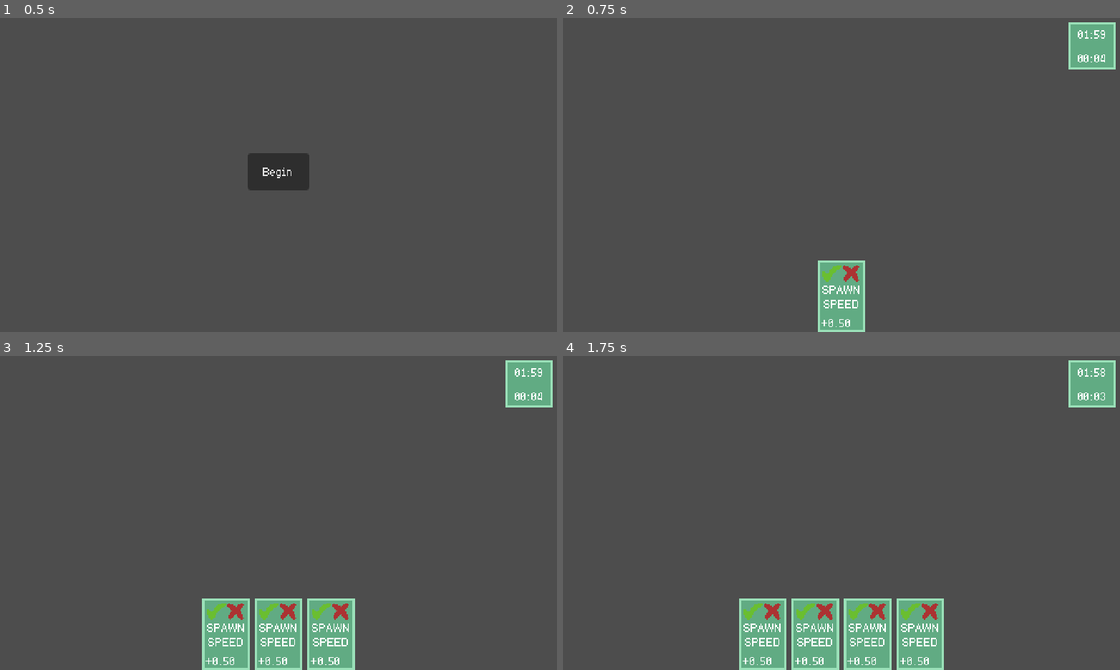
Above: before the commit, frames 1-4 (two rows, left to right).
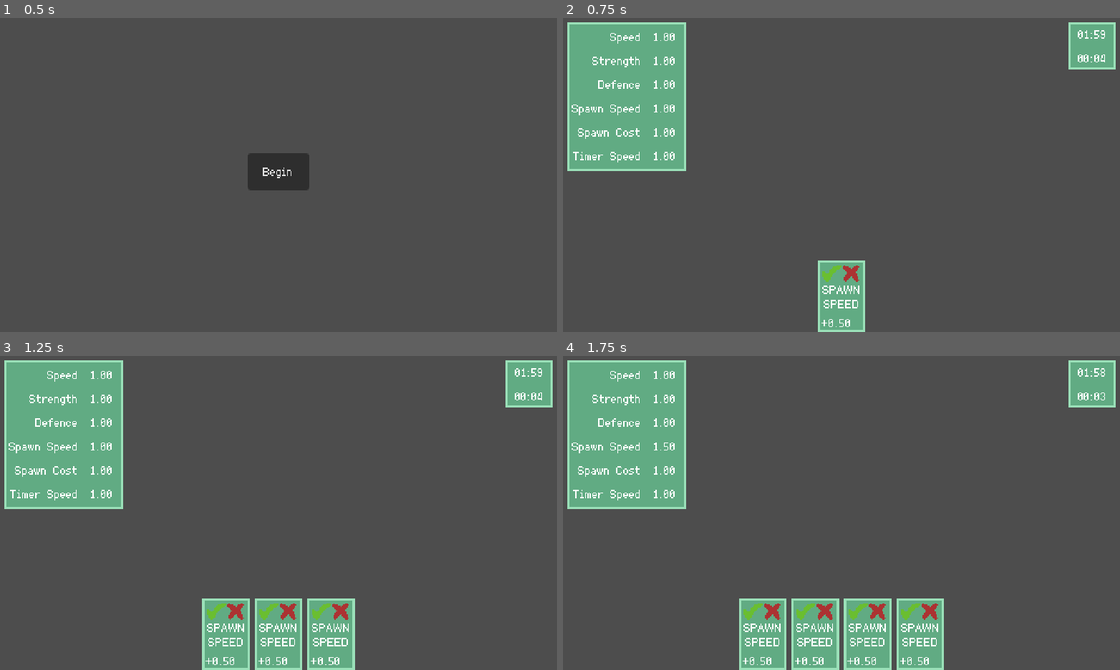
Above: after the commit, the same moments.

Repository: MumblyJuergens/gmtk-2026
Game: Godot game, scene res://app_root/app_root.tscn
Two runs of this game, one before a commit and one after it. Both use one fixed random seed, a clock stepped at 60 frames per second and the inputs below.
Inputs (mouse positions are in pixels of both pictures, inside the frame that each line leads up to):
- Up to frame 1 (0.5 s): no input
- Up to frame 2 (0.75 s): click "Begin" at 0.5 s
- Up to frame 3 (1.25 s): no input
- Up to frame 4 (1.75 s): click (780, 610) at 1.27 s

Frame 1 is identical in both runs. In frame 2, 10% of the frame differs, in the area x 0-23%, y 1-49%; in frame 3, 10%; in frame 4, 10%.

Commit message:
feat: Stats display

Diff:
--- a/game/game.gd
+++ b/game/game.gd
@@ -4,16 +4,21 @@
 var stats: Stats
 @onready var game_timer: GameTimer = %GameTimer
 @onready var hand: Hand = %Hand
+@onready var stats_display: StatsDisplay = %StatsDisplay
 
 func _ready() -> void:
-	EventBus.disconnect_all()
 	stats = Stats.new()
 	game_timer.stats = stats
+	stats_display.stats = stats
+
+	EventBus.disconnect_all()
 	EventBus.card_used.connect(stats.apply_card)
+	EventBus.stats_changed.connect(stats_display.update_stats)
 
 	# TODO: Remove, should be called after tutorial screen.
 	start_round()
 
 func start_round() -> void:
+	EventBus.stats_changed.emit()
 	game_timer.start()
 	hand.draw_cards()
--- a/game/game.tscn
+++ b/game/game.tscn
@@ -3,6 +3,7 @@
 [ext_resource type="Script" uid="uid://5cxcmvt8r66o" path="res://game/game.gd" id="1_l1rk1"]
 [ext_resource type="PackedScene" uid="uid://8hl4v5gnqm5f" path="res://game/game_timer.tscn" id="2_vasa2"]
 [ext_resource type="PackedScene" uid="uid://bxptc5khbgcx0" path="res://game/hand.tscn" id="3_4fuuu"]
+[ext_resource type="PackedScene" uid="uid://dg0txlcax2va6" path="res://game/stats_display.tscn" id="4_4fuuu"]
 
 [node name="Game" type="Node2D" unique_id=1960160855]
 script = ExtResource("1_l1rk1")
@@ -14,3 +15,6 @@
 
 [node name="Hand" parent="GameUI" unique_id=2121167984 instance=ExtResource("3_4fuuu")]
 unique_name_in_owner = true
+
+[node name="StatsDisplay" parent="GameUI" unique_id=296256293 instance=ExtResource("4_4fuuu")]
+unique_name_in_owner = true
--- a/game/stats.gd
+++ b/game/stats.gd
@@ -10,10 +10,10 @@
 func apply_card(card_data: CardData) -> void:
 	# TODO: Extensible with OOP or whatever
 	var op: Callable
-	match card_data.EffectOp:
-		CardData.EffectOp.ADD: op = _add
-		CardData.EffectOp.MULTIPLY: op = _multiply
-	match card_data.Effect:
+	match card_data.effect_op:
+		CardData.EffectOp.ADD: op = _add_me
+		CardData.EffectOp.MULTIPLY: op = _multiply_me
+	match card_data.effect:
 		CardData.Effect.SPEED: speed = op.call(speed, card_data.amount)
 		CardData.Effect.STENGTH: strength = op.call(strength, card_data.amount)
 		CardData.Effect.DEFENCE: defence = op.call(defence, card_data.amount)
@@ -22,8 +22,8 @@
 		CardData.Effect.TIMER_SPEED: timer_speed = op.call(timer_speed, card_data.amount)
 	EventBus.stats_changed.emit()
 
-func _add(variable: float, amount: float) -> float:
+func _add_me(variable: float, amount: float) -> float:
 	return variable + amount
 
-func _multiply(variable: float, amount: float) -> float:
+func _multiply_me(variable: float, amount: float) -> float:
 	return variable * amount
--- /dev/null
+++ b/game/stats_display.gd
@@ -0,0 +1,24 @@
+class_name StatsDisplay
+extends Panel
+
+@onready var speed_label: Label = %SpeedLabel
+@onready var strength_label: Label = %StrengthLabel
+@onready var defence_label: Label = %DefenceLabel
+@onready var spawn_speed_label: Label = %SpawnSpeedLabel
+@onready var spawn_cost_label: Label = %SpawnCostLabel
+@onready var timer_speed_label: Label = %TimerSpeedLabel
+
+var stats: Stats
+
+func update_stats() -> void:
+	if not stats:
+		push_error("Stats must be set to display them!")
+	set_label(speed_label, stats.speed)
+	set_label(strength_label, stats.strength)
+	set_label(defence_label, stats.defence)
+	set_label(spawn_speed_label, stats.spawn_speed)
+	set_label(spawn_cost_label, stats.spawn_cost)
+	set_label(timer_speed_label, stats.timer_speed)
+
+func set_label(label: Label, value: float) -> void:
+	label.text = "%2.2f" % [value]
--- /dev/null
+++ b/game/stats_display.tscn
@@ -0,0 +1,89 @@
+[gd_scene format=3 uid="uid://dg0txlcax2va6"]
+
+[ext_resource type="Theme" uid="uid://cgjvjqn1sdmfn" path="res://main_theme.tres" id="1_akwci"]
+[ext_resource type="Script" uid="uid://o1ft6objsn2x" path="res://game/stats_display.gd" id="2_yxo0d"]
+
+[node name="StatsDisplay" type="Panel" unique_id=296256293]
+offset_left = 10.0
+offset_top = 10.0
+offset_right = 110.0
+offset_bottom = 135.0
+theme = ExtResource("1_akwci")
+script = ExtResource("2_yxo0d")
+
+[node name="MarginContainer" type="MarginContainer" parent="." unique_id=1307041661]
+layout_mode = 1
+anchors_preset = 15
+anchor_right = 1.0
+anchor_bottom = 1.0
+grow_horizontal = 2
+grow_vertical = 2
+theme_override_constants/margin_left = 4
+theme_override_constants/margin_top = 4
+theme_override_constants/margin_right = 4
+theme_override_constants/margin_bottom = 4
+
+[node name="GridContainer" type="GridContainer" parent="MarginContainer" unique_id=270555970]
+layout_mode = 2
+theme_override_constants/h_separation = 10
+columns = 2
+
+[node name="Label" type="Label" parent="MarginContainer/GridContainer" unique_id=310771440]
+layout_mode = 2
+text = "Speed"
+horizontal_alignment = 2
+
+[node name="SpeedLabel" type="Label" parent="MarginContainer/GridContainer" unique_id=1453565794]
+unique_name_in_owner = true
+layout_mode = 2
+text = "0.00"
+
+[node name="Label4" type="Label" parent="MarginContainer/GridContainer" unique_id=1028383231]
+layout_mode = 2
+text = "Strength"
+horizontal_alignment = 2
+
+[node name="StrengthLabel" type="Label" parent="MarginContainer/GridContainer" unique_id=598354314]
+unique_name_in_owner = true
+layout_mode = 2
+text = "0.00"
+
+[node name="Label6" type="Label" parent="MarginContainer/GridContainer" unique_id=1079216218]
+layout_mode = 2
+text = "Defence"
+horizontal_alignment = 2
+
+[node name="DefenceLabel" type="Label" parent="MarginContainer/GridContainer" unique_id=1233851792]
+unique_name_in_owner = true
+layout_mode = 2
+text = "0.00"
+
+[node name="Label8" type="Label" parent="MarginContainer/GridContainer" unique_id=1003749891]
+layout_mode = 2
+text = "Spawn Speed"
+horizontal_alignment = 2
+
+[node name="SpawnSpeedLabel" type="Label" parent="MarginContainer/GridContainer" unique_id=456482044]
+unique_name_in_owner = true
+layout_mode = 2
+text = "0.00"
+
+[node name="Label10" type="Label" parent="MarginContainer/GridContainer" unique_id=644257500]
+layout_mode = 2
+text = "Spawn Cost"
+horizontal_alignment = 2
+
+[node name="SpawnCostLabel" type="Label" parent="MarginContainer/GridContainer" unique_id=1490662510]
+unique_name_in_owner = true
+layout_mode = 2
+text = "0.00"
+
+[node name="Label12" type="Label" parent="MarginContainer/GridContainer" unique_id=282853430]
+layout_mode = 2
+text = "Timer Speed"
+horizontal_alignment = 2
+
+[node name="TimerSpeedLabel" type="Label" parent="MarginContainer/GridContainer" unique_id=1625807983]
+unique_name_in_owner = true
+layout_mode = 2
+text = "0.00"
Not shown, added: game/stats_display.gd.uid
